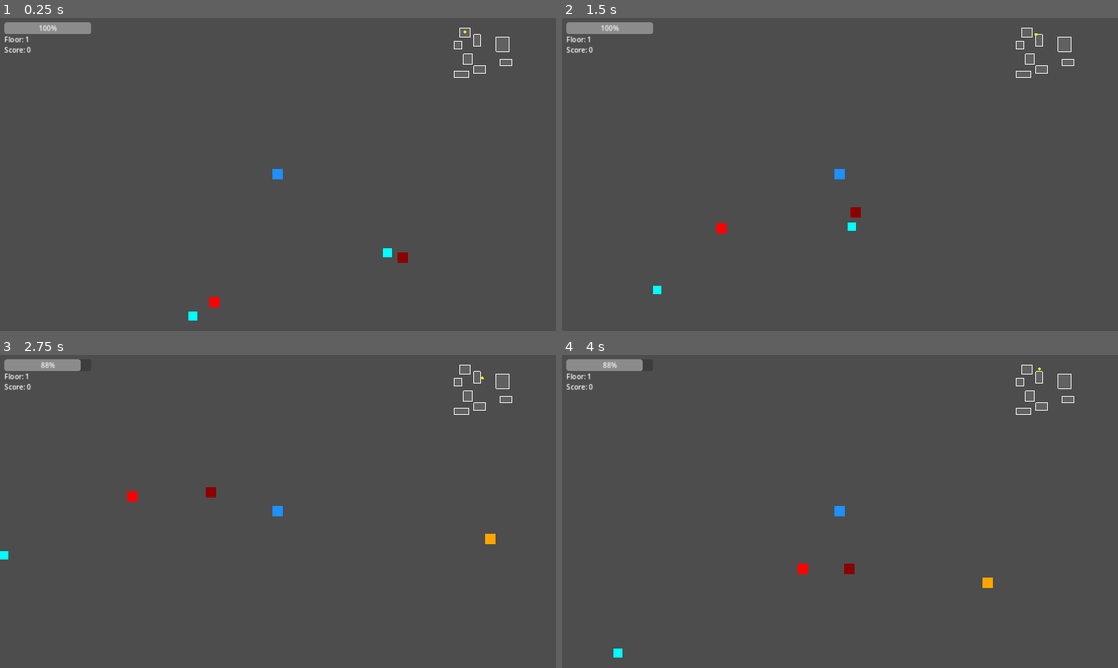
Above: before the commit, frames 1-4 (two rows, left to right).
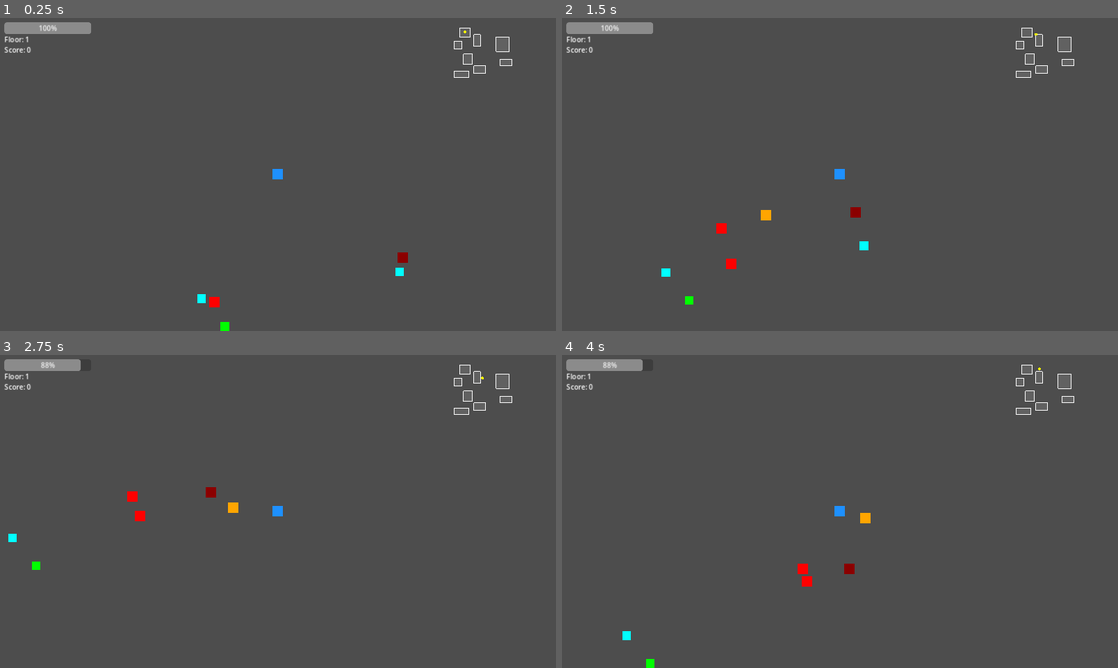
Above: after the commit, the same moments.

Repository: sin857000-code/Valid
Game: Godot game, scene res://scenes/maps/dungeon.tscn
Same seed, same stepped clock (60 frames per second), same inputs: the game is played once before the commit and once after it.
Inputs:
- Up to frame 1 (0.25 s): no input
- Up to frame 2 (1.5 s): tap Enter (ui_accept) at 0.5, 0.77 s; hold Right (ui_right) 0.53-1.28 s; hold Down (ui_down) from 1.28 s (still down)
- Up to frame 3 (2.75 s): tap Enter (ui_accept) at 1.52 s; release Down (ui_down) at 2.03 s; hold Right (ui_right) from 2.03 s (still down)
- Up to frame 4 (4 s): release Right (ui_right) at 2.78 s; hold Up (ui_up) 2.78-3.53 s; tap Enter (ui_accept) at 3.02, 3.77 s; hold Left (ui_left) from 3.53 s (still down)

The runs differ from the first frame. In frame 1, 0.2% of the frame differs, in the area x 33-73%, y 73-100%; in frame 2, 0.3%, in the area x 16-56%, y 61-92%; in frame 3, 0.3%; in frame 4, 0.3%.

Commit message:
Add boss room, weapon system, and boss phase mechanic
보스:
- 3층마다 보스 등장 (보라색, 2배 크기)
- 체력 50% 이하에서 페이즈 2 전환 (마젠타, 속도/공격력 강화)
- 페이즈 2: 5초마다 빠른 적 소환

무기 3종:
- 단검: 빠른 공속, 짧은 사거리
- 롱소드: 균형형
- 마법 지팡이: 원거리, 강력하지만 느림

보스 클리어 / 5층마다 무기 드롭
무기 장착 시 HUD 알림 표시

https://claude.ai/code/session_01W1t3cyazDUadMr1eE4hi94

Diff:
--- a/roguelike/scenes/ui/hud.tscn
+++ b/roguelike/scenes/ui/hud.tscn
@@ -3,7 +3,7 @@
 [ext_resource type="Script" path="res://scripts/ui/hud.gd" id="1"]
 [ext_resource type="Script" path="res://scripts/ui/minimap.gd" id="2"]
 
-[node name="HUD" type="CanvasLayer"]
+[node name="HUD" type="CanvasLayer" groups=["hud"]]
 script = ExtResource("1")
 
 [node name="HealthBar" type="ProgressBar" parent="."]
@@ -17,7 +17,7 @@
 [node name="FloorLabel" type="Label" parent="."]
 offset_left = 10.0
 offset_top = 38.0
-offset_right = 200.0
+offset_right = 300.0
 offset_bottom = 58.0
 text = "Floor: 1"
 
@@ -28,6 +28,26 @@
 offset_bottom = 82.0
 text = "Score: 0"
 
+[node name="BossAlert" type="Label" parent="."]
+visible = false
+offset_left = 440.0
+offset_top = 300.0
+offset_right = 840.0
+offset_bottom = 360.0
+text = "⚠ BOSS FLOOR ⚠"
+horizontal_alignment = 1
+modulate = Color(1, 0.2, 0.2, 1)
+
+[node name="WeaponLabel" type="Label" parent="."]
+visible = false
+offset_left = 440.0
+offset_top = 360.0
+offset_right = 840.0
+offset_bottom = 390.0
+text = "장착: "
+horizontal_alignment = 1
+modulate = Color(0.4, 0.9, 1, 1)
+
 [node name="Minimap" type="Control" parent="."]
 script = ExtResource("2")
 offset_left = 1030.0
--- /dev/null
+++ b/roguelike/scripts/enemies/enemy_boss.gd
@@ -0,0 +1,59 @@
+extends "res://scripts/enemies/enemy_base.gd"
+
+# 페이즈 2 전환 임계값
+const PHASE2_THRESHOLD = 0.5
+
+var _phase2_activated: bool = false
+var _summon_timer: float = 5.0
+
+func _ready() -> void:
+	max_health = 200 + GameManager.current_floor * 50
+	attack_damage = 20
+	move_speed = 45.0
+	chase_range = 9999.0  # 항상 추적
+	attack_range = 24.0
+	attack_cooldown = 1.2
+	exp_reward = 100
+	body_color = Color.PURPLE
+	super._ready()
+	# 보스 크기 키우기
+	for child in get_children():
+		if child is ColorRect:
+			child.size = Vector2(24, 24)
+			child.position = Vector2(-12, -12)
+
+func _physics_process(delta: float) -> void:
+	super._physics_process(delta)
+
+	# 페이즈 2: 체력 50% 이하
+	if not _phase2_activated and current_health <= max_health * PHASE2_THRESHOLD:
+		_activate_phase2()
+
+	# 페이즈 2: 주기적으로 졸개 소환
+	if _phase2_activated:
+		_summon_timer -= delta
+		if _summon_timer <= 0.0:
+			_summon_timer = 5.0
+			_summon_minion()
+
+func _activate_phase2() -> void:
+	_phase2_activated = true
+	move_speed = 80.0
+	attack_damage = 30
+	attack_cooldown = 0.8
+	# 색상 변경으로 페이즈 2 표시
+	for child in get_children():
+		if child is ColorRect:
+			child.color = Color.MAGENTA
+
+func _summon_minion() -> void:
+	var minion = CharacterBody2D.new()
+	minion.set_script(load("res://scripts/enemies/enemy_fast.gd"))
+	var col = CollisionShape2D.new()
+	var shape = CircleShape2D.new()
+	shape.radius = 6.0
+	col.shape = shape
+	minion.add_child(col)
+	get_parent().add_child(minion)
+	minion.global_position = global_position + Vector2(randi_range(-40, 40), randi_range(-40, 40))
+	minion.enemy_died.connect(func(e): e.queue_free())
--- /dev/null
+++ b/roguelike/scripts/items/weapon_base.gd
@@ -0,0 +1,14 @@
+extends "res://scripts/items/item_base.gd"
+
+@export var weapon_name: String = "무기"
+@export var damage: int = 10
+@export var range_radius: float = 30.0
+@export var cooldown: float = 0.4
+
+func _apply_effect(player: Node) -> void:
+	player.attack_damage = damage
+	player.attack_range = range_radius
+	player.attack_cooldown = cooldown
+	var hud = player.get_tree().get_first_node_in_group("hud")
+	if hud:
+		hud.show_weapon_pickup(weapon_name)
--- /dev/null
+++ b/roguelike/scripts/items/weapon_dagger.gd
@@ -0,0 +1,10 @@
+extends "res://scripts/items/weapon_base.gd"
+
+func _ready() -> void:
+	item_name = "단검"
+	item_color = Color.SILVER
+	weapon_name = "단검"
+	damage = 8
+	range_radius = 22.0
+	cooldown = 0.2   # 빠르지만 짧은 사거리
+	super._ready()
--- /dev/null
+++ b/roguelike/scripts/items/weapon_staff.gd
@@ -0,0 +1,10 @@
+extends "res://scripts/items/weapon_base.gd"
+
+func _ready() -> void:
+	item_name = "마법 지팡이"
+	item_color = Color.VIOLET
+	weapon_name = "마법 지팡이"
+	damage = 25
+	range_radius = 80.0  # 원거리
+	cooldown = 1.0
+	super._ready()
--- /dev/null
+++ b/roguelike/scripts/items/weapon_sword.gd
@@ -0,0 +1,10 @@
+extends "res://scripts/items/weapon_base.gd"
+
+func _ready() -> void:
+	item_name = "롱소드"
+	item_color = Color.LIGHT_BLUE
+	weapon_name = "롱소드"
+	damage = 18
+	range_radius = 40.0
+	cooldown = 0.6   # 강하지만 느림
+	super._ready()
--- a/roguelike/scripts/maps/dungeon.gd
+++ b/roguelike/scripts/maps/dungeon.gd
@@ -9,9 +9,16 @@
 	"res://scripts/items/item_health_potion.gd",
 	"res://scripts/items/item_attack_up.gd",
 ]
+const WEAPON_SCRIPTS = [
+	"res://scripts/items/weapon_dagger.gd",
+	"res://scripts/items/weapon_sword.gd",
+	"res://scripts/items/weapon_staff.gd",
+]
 const TILE_SIZE = 16
-const ENEMIES_PER_FLOOR = 5
-const ITEMS_PER_FLOOR = 3
+const BASE_ENEMIES = 5
+
+# 3층마다 보스 등장
+const BOSS_INTERVAL = 3
 
 @onready var tilemap: TileMapLayer = $TileMapLayer
 @onready var player: CharacterBody2D = $Player
@@ -22,9 +29,9 @@
 
 var rooms: Array[Rect2i] = []
 var enemy_count: int = 0
+var is_boss_floor: bool = false
 
 func _ready() -> void:
-	# 플레이어 스프라이트 코드로 생성
 	var rect = ColorRect.new()
 	rect.size = Vector2(12, 12)
 	rect.position = Vector2(-6, -6)
@@ -36,7 +43,6 @@
 	_generate_floor()
 
 func _generate_floor() -> void:
-	# 이전 엔티티 정리
 	for child in entities.get_children():
 		child.queue_free()
 
@@ -44,37 +50,64 @@
 	player.global_position = Vector2(rooms[0].get_center()) * TILE_SIZE
 	minimap.setup(rooms)
 
+	is_boss_floor = GameManager.current_floor % BOSS_INTERVAL == 0
 	enemy_count = 0
-	for i in range(ENEMIES_PER_FLOOR + GameManager.current_floor - 1):
-		_spawn_enemy()
 
-	for i in range(ITEMS_PER_FLOOR):
-		_spawn_item()
+	if is_boss_floor:
+		_spawn_boss()
+		hud.show_boss_alert()
+	else:
+		var count = BASE_ENEMIES + GameManager.current_floor - 1
+		for i in range(count):
+			_spawn_enemy()
+
+	_spawn_items()
 
 func _spawn_enemy() -> void:
-	var room = rooms[randi_range(1, rooms.size() - 1)]
+	var room = rooms[randi_range(1, rooms.size() - 2)]
 	var script: GDScript = load(ENEMY_SCRIPTS[randi() % ENEMY_SCRIPTS.size()])
+	var enemy = _make_enemy(script)
+	entities.add_child(enemy)
+	enemy.global_position = Vector2(room.get_center()) * TILE_SIZE
+	enemy.enemy_died.connect(_on_enemy_died)
+	enemy_count += 1
+
+func _spawn_boss() -> void:
+	var boss_pos = Vector2(generator.get_boss_room_center()) * TILE_SIZE
+	var boss = _make_enemy(load("res://scripts/enemies/enemy_boss.gd"))
+	entities.add_child(boss)
+	boss.global_position = boss_pos
+	boss.enemy_died.connect(_on_enemy_died)
+	enemy_count += 1
+
+func _make_enemy(script: GDScript) -> CharacterBody2D:
 	var enemy = CharacterBody2D.new()
 	enemy.set_script(script)
-
 	var col = CollisionShape2D.new()
 	var shape = CircleShape2D.new()
 	shape.radius = 6.0
 	col.shape = shape
 	enemy.add_child(col)
+	return enemy
 
-	entities.add_child(enemy)
-	enemy.global_position = Vector2(room.get_center()) * TILE_SIZE
-	enemy.enemy_died.connect(_on_enemy_died)
-	enemy_count += 1
+func _spawn_items() -> void:
+	# 일반 아이템
+	for i in range(3):
+		var room = rooms[randi_range(1, rooms.size() - 1)]
+		var script: GDScript = load(ITEM_SCRIPTS[randi() % ITEM_SCRIPTS.size()])
+		var item = Area2D.new()
+		item.set_script(script)
+		entities.add_child(item)
+		item.global_position = Vector2(room.get_center()) * TILE_SIZE + Vector2(randi_range(-20, 20), randi_range(-20, 20))
 
-func _spawn_item() -> void:
-	var room = rooms[randi_range(1, rooms.size() - 1)]
-	var script: GDScript = load(ITEM_SCRIPTS[randi() % ITEM_SCRIPTS.size()])
-	var item = Area2D.new()
-	item.set_script(script)
-	entities.add_child(item)
-	item.global_position = Vector2(room.get_center()) * TILE_SIZE + Vector2(randi_range(-20, 20), randi_range(-20, 20))
+	# 보스 방 또는 5층마다 무기 드롭
+	if is_boss_floor or GameManager.current_floor % 5 == 0:
+		var room = rooms[randi_range(1, rooms.size() - 1)]
+		var script: GDScript = load(WEAPON_SCRIPTS[randi() % WEAPON_SCRIPTS.size()])
+		var weapon = Area2D.new()
+		weapon.set_script(script)
+		entities.add_child(weapon)
+		weapon.global_position = Vector2(room.get_center()) * TILE_SIZE
 
 func _on_enemy_died(enemy: Node) -> void:
 	GameManager.add_score(enemy.exp_reward)
--- a/roguelike/scripts/maps/dungeon_generator.gd
+++ b/roguelike/scripts/maps/dungeon_generator.gd
@@ -77,3 +77,10 @@
 
 func get_random_room_center() -> Vector2i:
 	return rooms[randi() % rooms.size()].get_center()
+
+func get_boss_room_center() -> Vector2i:
+	# 가장 마지막 방을 보스 방으로 사용
+	return rooms[rooms.size() - 1].get_center()
+
+func get_boss_room() -> Rect2i:
+	return rooms[rooms.size() - 1]
--- a/roguelike/scripts/ui/hud.gd
+++ b/roguelike/scripts/ui/hud.gd
@@ -4,6 +4,8 @@
 @onready var floor_label: Label = $FloorLabel
 @onready var score_label: Label = $ScoreLabel
 @onready var minimap: Control = $Minimap
+@onready var boss_alert: Label = $BossAlert
+@onready var weapon_label: Label = $WeaponLabel
 
 func update_health(current: int, maximum: int) -> void:
 	health_bar.max_value = maximum
@@ -14,3 +16,17 @@
 
 func update_score(s: int) -> void:
 	score_label.text = "Score: %d" % s
+
+func show_boss_alert() -> void:
+	boss_alert.visible = true
+	floor_label.text = "Floor: %d  ⚠ BOSS" % GameManager.current_floor
+	var tween = create_tween()
+	tween.tween_interval(3.0)
+	tween.tween_callback(func(): boss_alert.visible = false)
+
+func show_weapon_pickup(weapon_name: String) -> void:
+	weapon_label.text = "장착: %s" % weapon_name
+	weapon_label.visible = true
+	var tween = create_tween()
+	tween.tween_interval(2.0)
+	tween.tween_callback(func(): weapon_label.visible = false)
